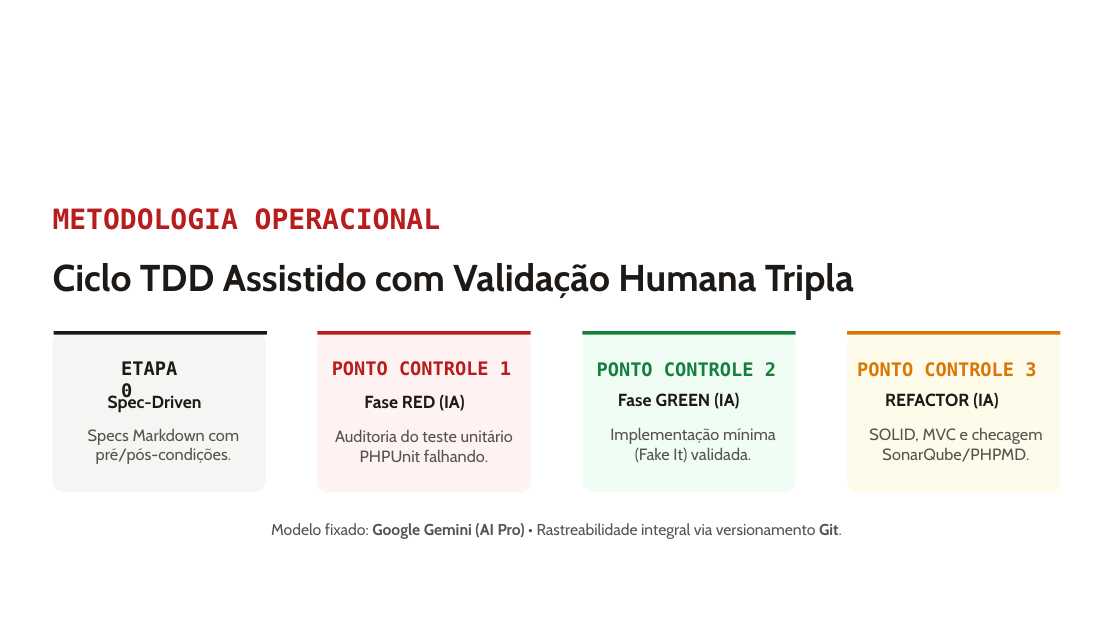
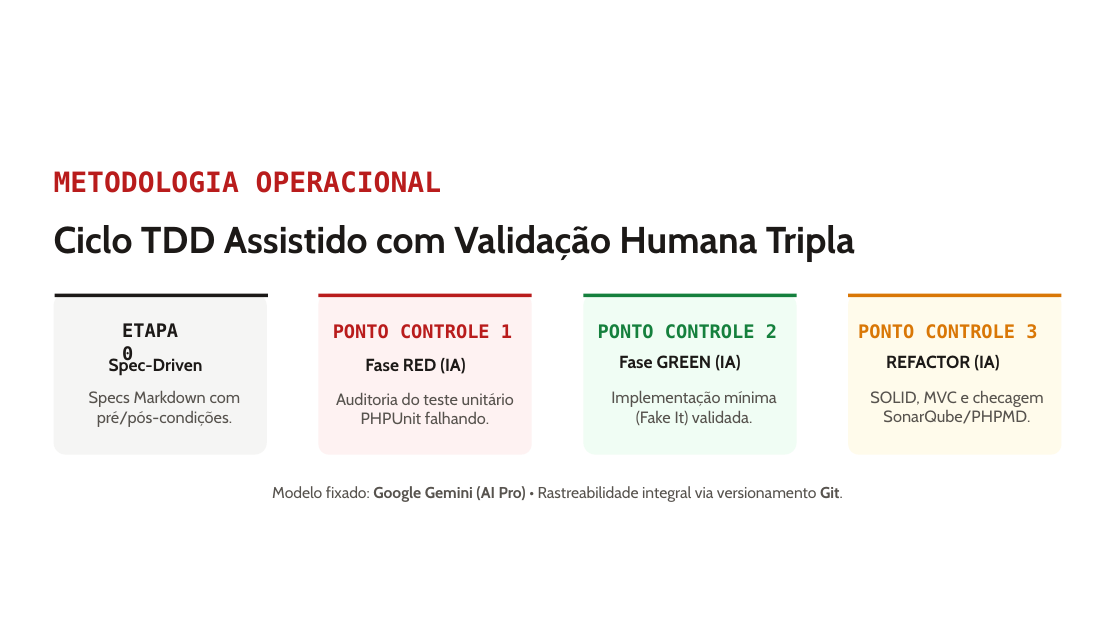
Before and after one commit to j-barcelos/ia-grade, a slide deck: slide 8 of apresentacao/TCC - SDD, TDD e IA na Grade Horária Fatec Barueri.pptx. Drawn at 1120x630 pixels with LibreOffice and Linux fonts; fonts in the diff are those of the drawing; background and template pictures are left out. Boxes give left, top, right and bottom in pixels: in the first picture for what was removed or moved away, otherwise in the second. Text is boxed around its words. In the diff, an @@ line names an element or a change of style, - is before the commit and + after.

```diff
--- a/apresentacao/TCC - SDD, TDD e IA na Grade Horária Fatec Barueri.pptx
+++ b/apresentacao/TCC - SDD, TDD e IA na Grade Horária Fatec Barueri.pptx
@@ 4 texts, 4 rounded rectangles, 4 rectangles: place and size @@
-4 texts, 4 rounded rectangles, 4 rectangles at [53,208,1061,539]
+4 texts, 4 rounded rectangles, 4 rectangles at [54,171,1062,502]
@@ 11 texts: place and size @@
-11 texts at [88,361,1043,464]
+11 texts at [89,323,1044,427]
```
Also in this commit, not shown: 9 other slides changed.
